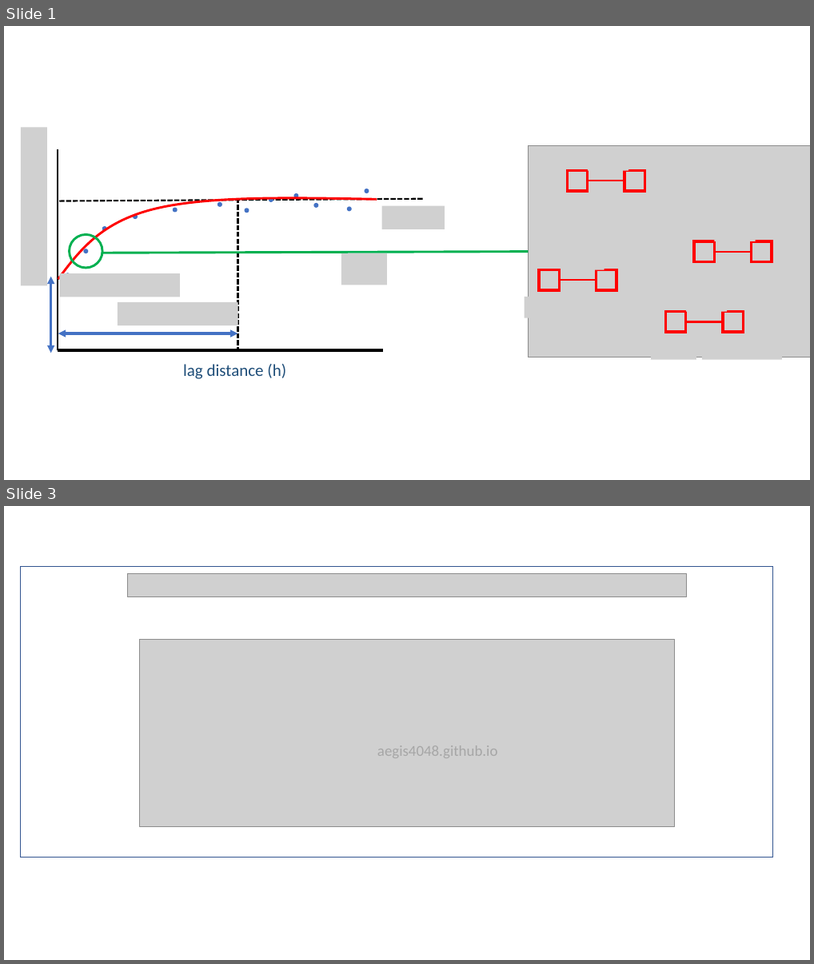
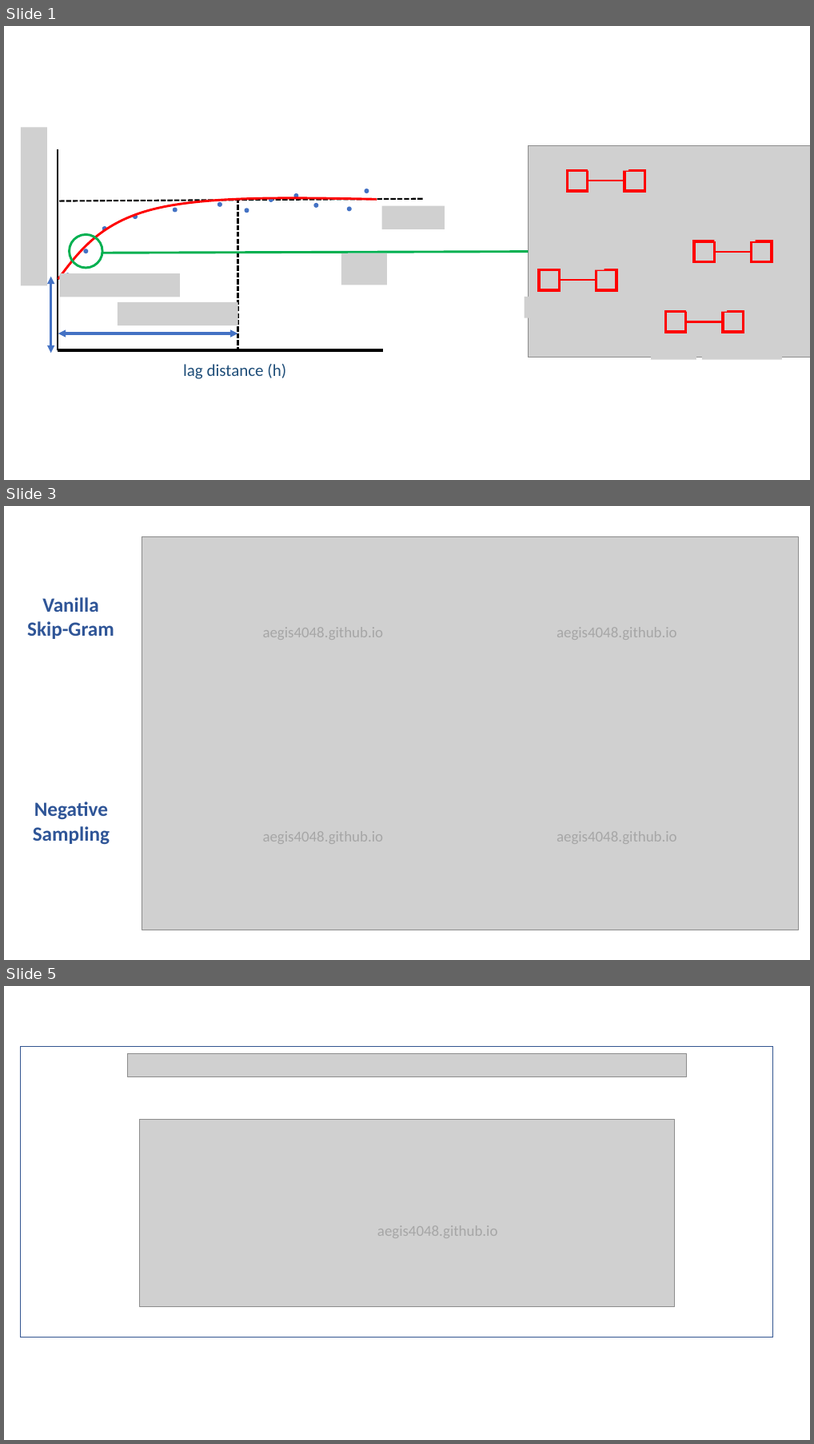
Before and after one commit to aegis4048/aegis4048.github.io-source, a slide deck: content/downloads/notebooks/spatial.pptx. Shown one above the other, each under a label of ours: slides 1 and 3 before the commit, slides 1, 3 and 5 after it; the slides between them are not shown. The pictures are 814x964 and 814x1444 pixels, drawn with LibreOffice and Linux fonts; fonts in the diff are those of the drawing; grey boxes stand for pictures. Boxes give left, top, right and bottom in pixels: in the first picture for what was removed or moved away, otherwise in the second. Text is boxed around its words. In the diff, an @@ line names an element or a change of style, - is before the commit and + after.

Commit message:
neg sampling2

```diff
--- a/content/downloads/notebooks/spatial.pptx
+++ b/content/downloads/notebooks/spatial.pptx
@@ slide 3 added at <box>4,506,810,960</box>, background #FFFFFF @@
@@ group added at <box>27,536,799,929</box>: 6 texts, 1 picture @@
+Vanilla Skip-Gram
+Negative Sampling
+aegis4048.github.io
+aegis4048.github.io
+aegis4048.github.io
+aegis4048.github.io
@@ what was slide 3 is now slide 5 @@
```
Also in this commit, not shown: 2 other slides added, 1 slide removed, 5 other files.
